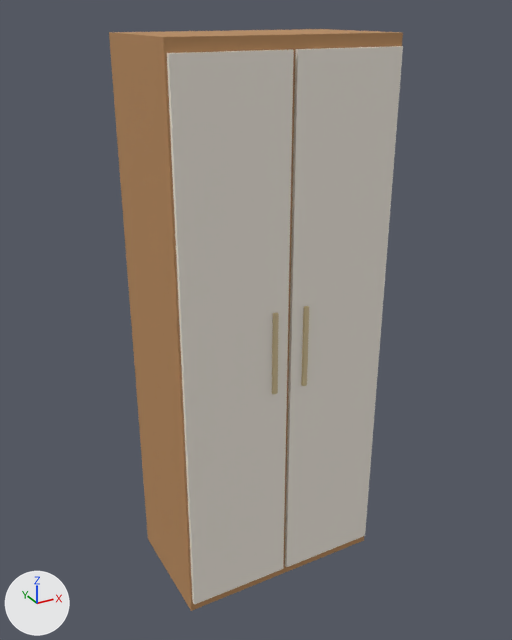
Before and after pictures for a commit that changed the glTF model dist/web/modelos/armario_alto_80.glb.
One viewpoint serves both versions: a 50 mm camera at (-1.15, -2.09, 2.07) aimed at (0.0, 0.01, 1.02). Every picture has the same lights, and +X, +Y and +Z are marked at lower left. The older version comes first. Vertices at exactly the same position are counted once.

The first picture shows 'armario_alto_80'.
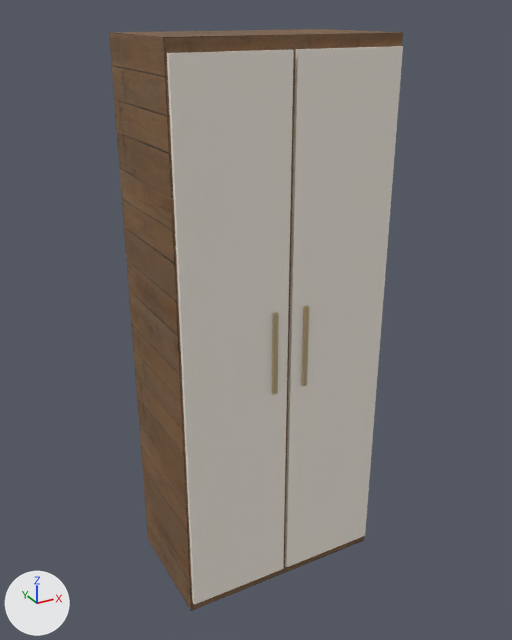
What changed in the scene script:
```text
Add img_wood_planks_diffuse:
    img_wood_planks_diffuse = load_image('wood_planks_diffuse', '_unpacked/wood_planks_diffuse', 2048, 2048, 'sRGB')
Add img_wood_planks_normal:
    img_wood_planks_normal = load_image('wood_planks_normal', '_unpacked/wood_planks_normal', 2048, 2048, 'Non-Color')
Add img_wood_planks_roughness_metallic_roughness:
    img_wood_planks_roughness_metallic_roughness = load_image('wood_planks_roughness_metallic_roughness', '_unpacked/wood_planks_roughness_metallic_roughness', 2048, 2048, 'Non-Color')
Change mat_madeira:
    remove # nodes: BsdfPrincipled, OutputMaterial
    remove # colours: orange #b98a5b
    nodes: BsdfPrincipled, Math x2, NormalMap, OutputMaterial, SeparateColor, TexImage x3
    uses the picture img_wood_planks_diffuse
    uses the picture img_wood_planks_normal
    uses the picture img_wood_planks_roughness_metallic_roughness
Change me_armario_alto_80:
    where me_armario_alto_80.from_pydata(...)  # 40 vertices, 60 faces; spans x -0.4..0.4, y -0.24..0.24, z 0.0..2.0
    used by ob_armario_alto_80; location = (0.0, 0.0, 0.0)
    me_armario_alto_80 part 1: texture (UV) coordinates changed
```

Changed parts and their boxes [x1, y1, x2, y2] in the pictures (512 x 640 px):
'armario_alto_80', surface changed (beige to brown): [109, 29, 403, 611] in both
